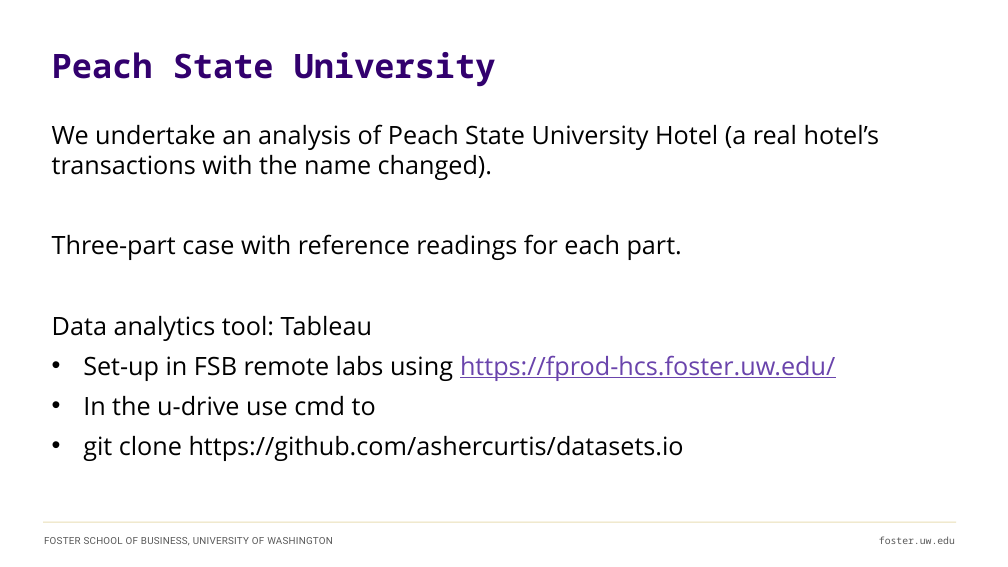
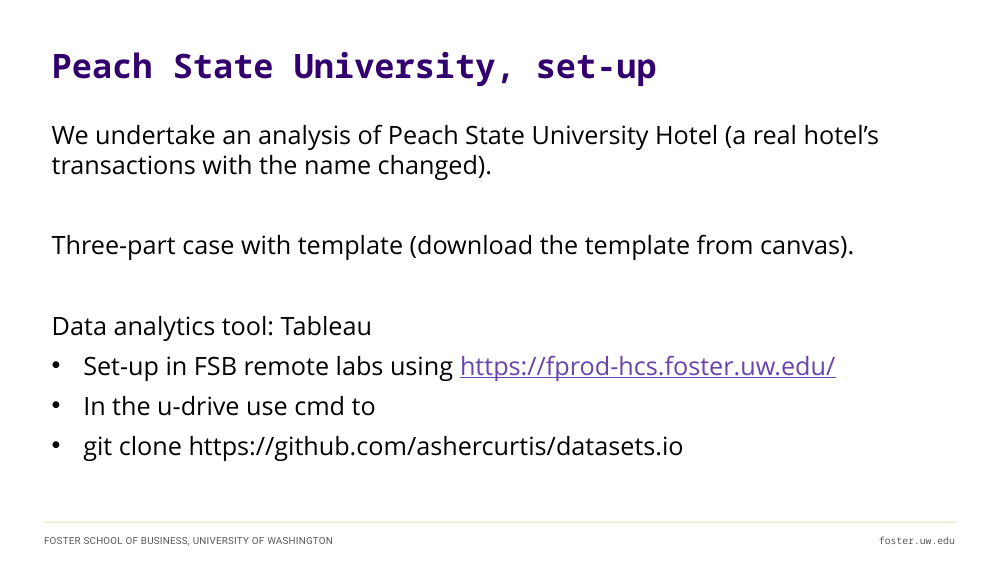
Before and after one commit to ashercurtis/slides.io, a slide deck: slide 19 of BUS AN_500/BUS AN500Class01_2026.pptx (slide 14 before the commit). Drawn at 1008x567 pixels with LibreOffice and Linux fonts; fonts in the diff are those of the drawing. Boxes give left, top, right and bottom in pixels: in the first picture for what was removed or moved away, otherwise in the second. Text is boxed around its words. In the diff, an @@ line names an element or a change of style, - is before the commit and + after.

```diff
--- a/BUS AN_500/BUS AN500Class01_2026.pptx
+++ b/BUS AN_500/BUS AN500Class01_2026.pptx
@@ title at box(52, 52, 657, 87): text changed @@
-Peach State University
+Peach State University, set-up
@@ text at box(52, 234, 854, 260): text changed @@
-Three-part case with reference readings for each part.
+Three-part case with template (download the template from canvas).
```
Also in this commit, not shown: 11 other slides changed, 9 slides added, 3 slides removed, 1 other file.
